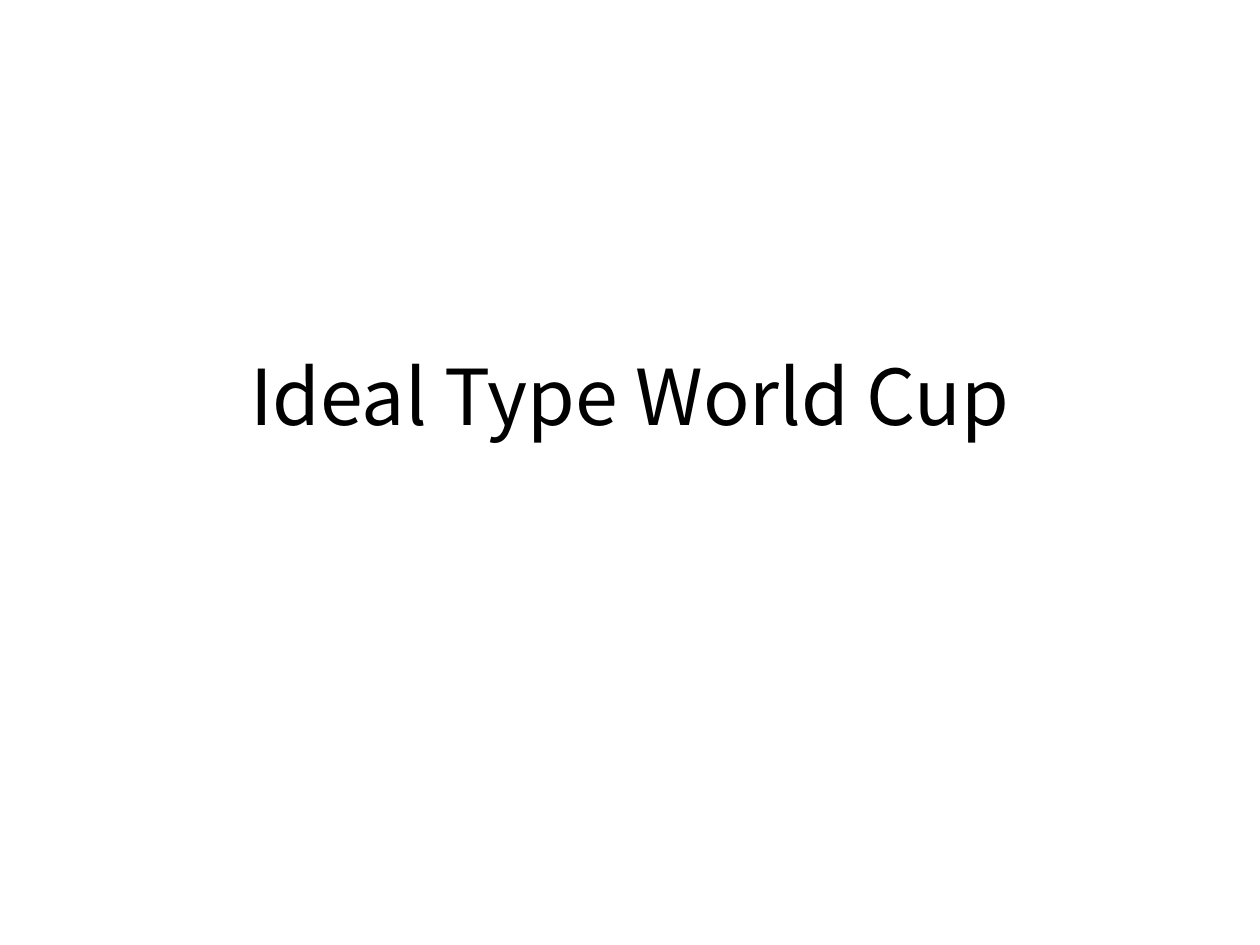
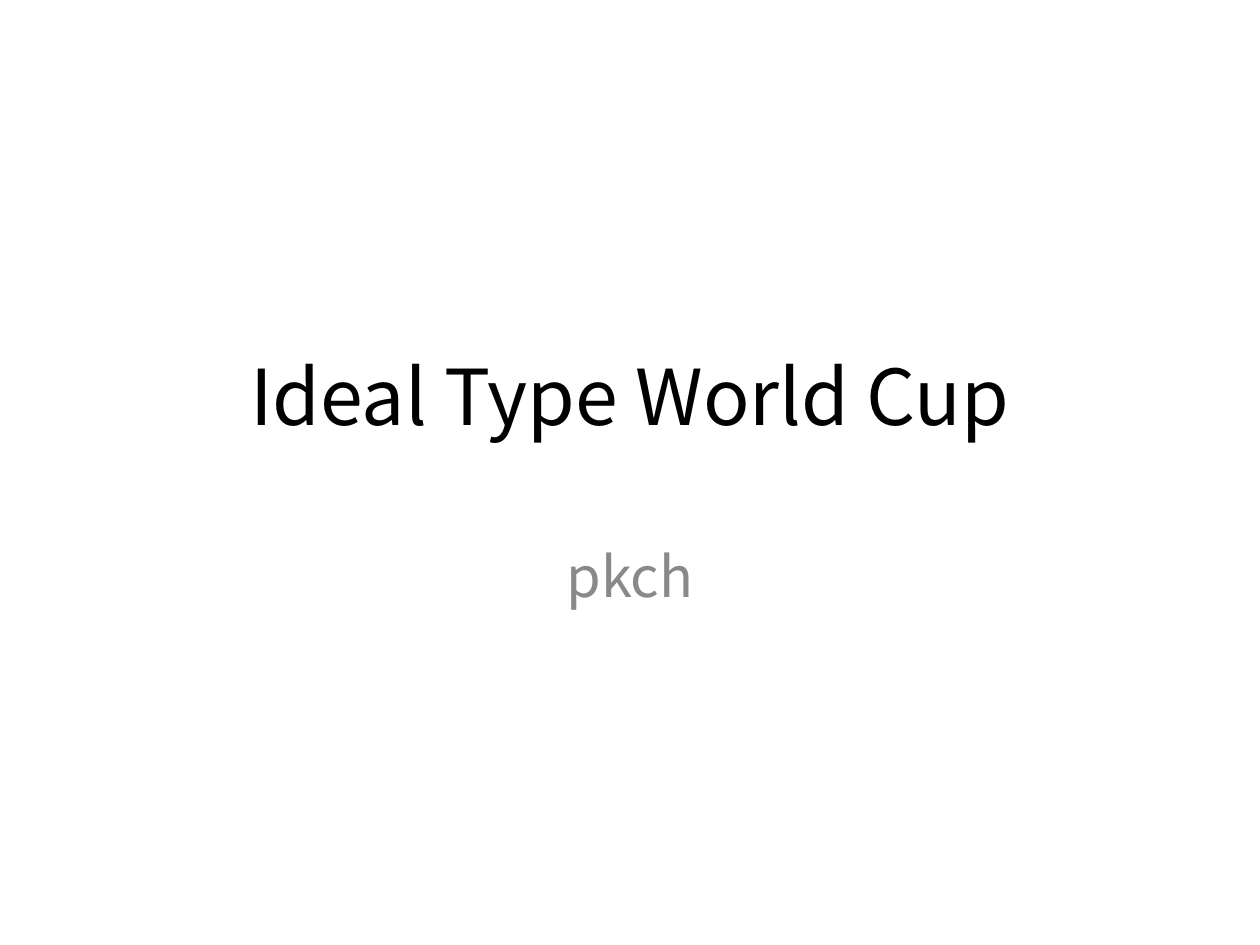
Before and after one commit to wwtrembling/ITW, a slide deck: slide 1 of ITW/명세서.ppt. Drawn at 1260x945 pixels with LibreOffice and Linux fonts; fonts in the diff are those of the drawing. Boxes give left, top, right and bottom in pixels: in the first picture for what was removed or moved away, otherwise in the second. Text is boxed around its words. In the diff, an @@ line names an element or a change of style, - is before the commit and + after.

Commit message:
commit2

```diff
--- a/ITW/명세서.ppt
+++ b/ITW/명세서.ppt
@@ subtitle added at bbox=[566, 552, 693, 610], 32 pt, text #898989 @@
+pkch
```
Also in this commit, not shown: 2 other slides changed.
